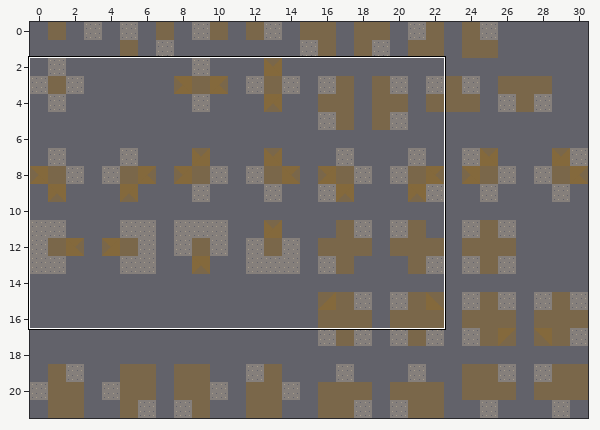
Tiled map -- tilemap/rules/00-basic.tmx. Above: a wide view before the commit, with the close-up outlined.
Close-up. Before:
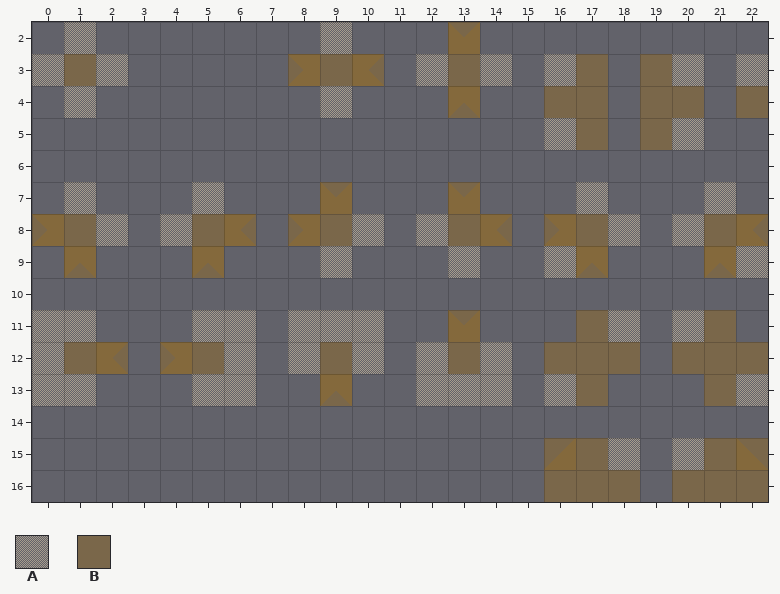
Cells are 32x32 px. Shown: x 0..22, y 2..16. Not drawn, because the pictures are missing: unchanged layer "output_terrain".
Key: from "autotiles": A 0, B 1.
_ is an empty cell.
Layers that did not change in this view are not listed.
Layer "input_prototype" before, first column x 0:
 2 _A_______A___B_________
 3 ABA_____BBB_ABA_AB_BA_A
 4 _A_______A___B__BB_BB_B
 5 ________________AB_BA__
 6 _______________________
 7 _A___A___B___B___A___A_
 8 BBA_ABB_BBA_ABB_BBA_ABB
 9 _B___B___A___A__AB___BA
10 _______________________
11 AA___AA_AAA__B___BA_AB_
12 ABB_BBA_ABA_ABA_BBB_BBB
13 AA___AA__B__AAA_AB___BA
14 _______________________
15 ________________BBA_ABB
16 ________________BBB_BBB
After:
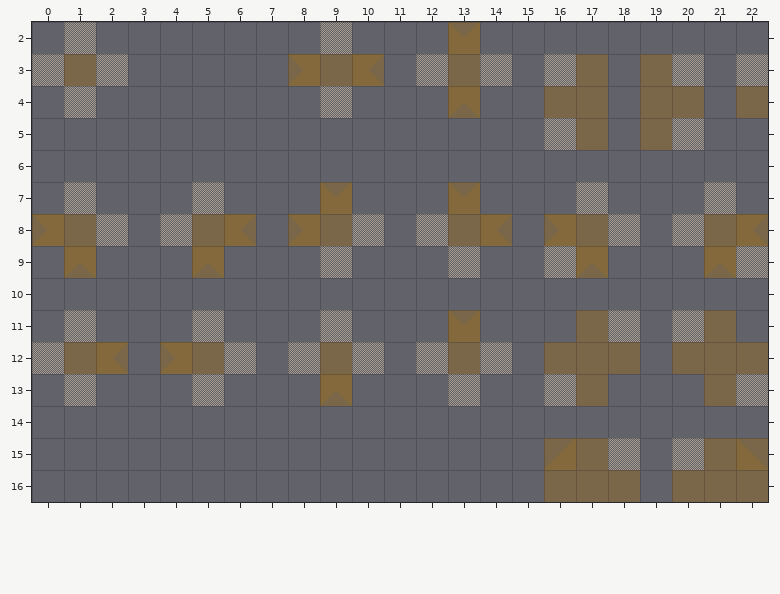
See-through tiles are keyed as they look on the map.
The edit:
{"where": "layer \"input_prototype\""}
{"y":11,"x":0,"old":"A","new":"_"}
{"y":11,"x":6,"old":"A","new":"_"}
{"y":11,"x":8,"old":"A","new":"_"}
{"y":11,"x":10,"old":"A","new":"_"}
{"y":13,"x":0,"old":"A","new":"_"}
{"y":13,"x":6,"old":"A","new":"_"}
{"y":13,"x":12,"old":"A","new":"_"}
{"y":13,"x":14,"old":"A","new":"_"}
